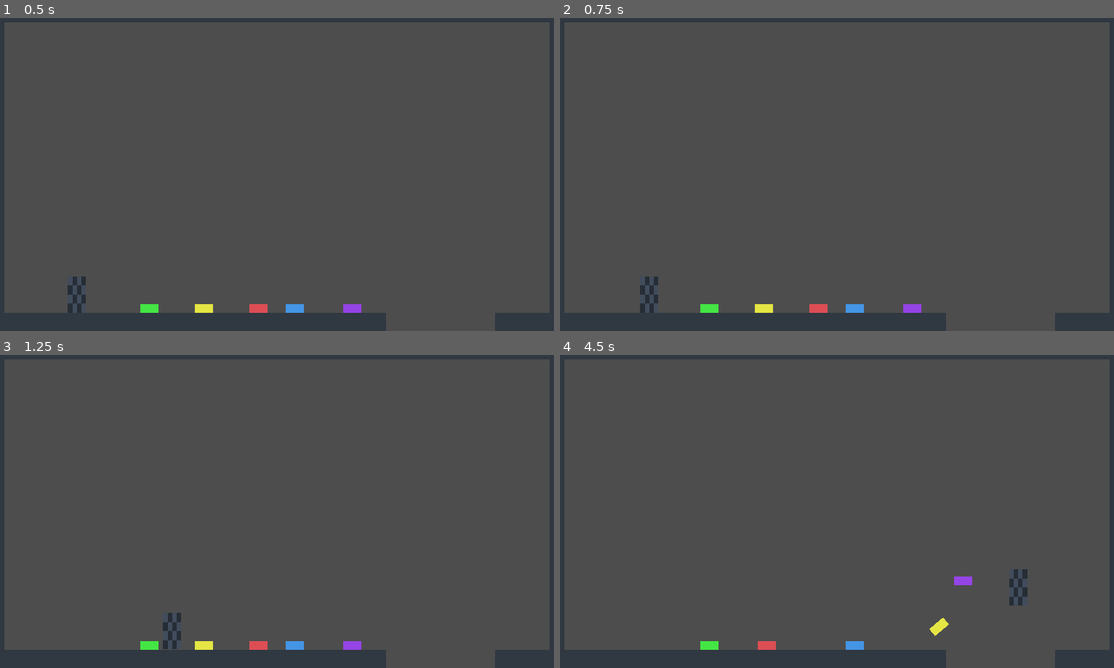
Above: before the commit, frames 1-4 (two rows, left to right).
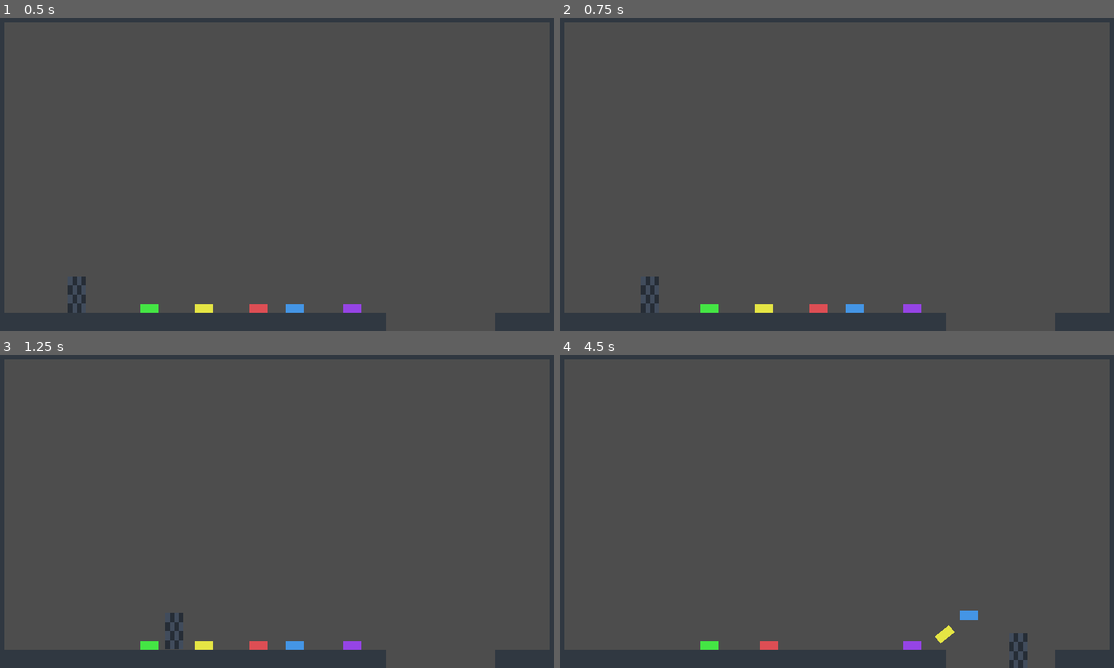
Above: after the commit, the same moments.

Repository: Luicel/CassetteGame
Game: Godot game, scene res://level/level.tscn
Two runs of this game, one before a commit and one after it. Both use one fixed random seed, a clock stepped at 60 frames per second and the inputs below.
Inputs:
- Up to frame 1 (0.5 s): no input
- Up to frame 2 (0.75 s): tap Enter at 0.5 s; hold D (right) from 0.53 s (still down); tap Shift (throw) at 0.6 s
- Up to frame 3 (1.25 s): keep holding D (right); tap Space (jump) at 0.77, 0.8, 1.07 s
- Up to frame 4 (4.5 s): tap Space (jump) at 1.35, 1.52, 1.82, 2.3, 3.02, 3.32, 3.6, 3.77, 4.07 s; tap Shift (throw) at 1.55, 2.1, 2.85, 4.35 s; release D (right) at 2.03 s; hold A (left) 2.03-2.78 s; hold D (right) 2.78-4.28 s; hold A (left) from 4.28 s (still down)

Frame 1 is identical in both runs. In frame 2, less than 0.1% of the frame differs, in the area x 14-18%, y 82-95%; in frame 3, 0.2%; in frame 4, 1.0%, in the area x 35-85%, y 68-100%.

Commit message:
add default direction for throwing

Diff:
--- a/cassette/base_cassette.gd
+++ b/cassette/base_cassette.gd
@@ -5,8 +5,10 @@
 @export var force = 100000
 @export var air_resistance = 4
 
-func throw():
+func throw(player_direction):
 	var direction = Vector2(Input.get_axis("left", "right"), Input.get_axis("up", "down")).normalized()
+	if direction == Vector2.ZERO: direction = Vector2(player_direction, 0)
+	print(direction)
 	gravity_scale = 0
 	linear_damp = air_resistance
 	throw_timer.start()
--- a/cassette/cassette_pocket.tscn
+++ b/cassette/cassette_pocket.tscn
@@ -14,7 +14,7 @@
 shape = SubResource("RectangleShape2D_hwd7g")
 
 [node name="PickupCooldown" type="Timer" parent="."]
-wait_time = 0.5
+wait_time = 0.25
 one_shot = true
 
 [connection signal="body_entered" from="." to="." method="_on_body_entered"]
--- a/player/movement/player_air_dash_movement_state.gd
+++ b/player/movement/player_air_dash_movement_state.gd
@@ -42,4 +42,6 @@
 	await get_tree().create_timer(player.air_dash_wait_time).timeout
 
 	air_dash_timer.start()
-	player.velocity = Vector2(Input.get_axis("left", "right"), Input.get_axis("up", "down")).normalized() * player.air_dash_force
+	var direction = Vector2(Input.get_axis("left", "right"), Input.get_axis("up", "down")).normalized()
+	if direction == Vector2.ZERO: direction = Vector2(player.previous_direction, 0)
+	player.velocity = direction * player.air_dash_force
--- a/player/movement/player_upside_down_movement_state.gd
+++ b/player/movement/player_upside_down_movement_state.gd
@@ -7,11 +7,13 @@
 	player = get_tree().get_first_node_in_group("player")
 	player.up_direction = Vector2.DOWN
 	player.scale.y *= -1
+	player.velocity.y /= 2
 
 
 func exit():
 	player.up_direction = Vector2.UP
 	player.scale.y *= -1
+	player.velocity.y /= 2
 
 
 func physics_update(delta):
--- a/player/player.gd
+++ b/player/player.gd
@@ -94,6 +94,10 @@
 	#if wall_jump_timer.time_left > 0.0 and not is_on_floor(): return
 
 	var direction = Input.get_axis("left", "right")
+
+	if direction > 0 and velocity.x > 0 or direction < 0 and velocity.x < 0:
+		previous_direction = direction
+
 	apply_acceleration(direction, delta)
 	apply_friction(direction, delta)
 	apply_air_acceleration(direction, delta)
@@ -107,11 +111,7 @@
 
 
 func apply_friction(direction, delta):
-	if direction > 0 and velocity.x > 0 or direction < 0 and velocity.x < 0:
-		previous_direction = direction
-
 	if direction and direction != previous_direction and is_on_floor():
-		print("!")
 		previous_direction = direction
 		velocity.x = move_toward(velocity.x, 0, friction * delta * 5)
 	elif not direction and is_on_floor():
@@ -175,7 +175,7 @@
 	if not cassette_pocket.pocketed_cassette: return
 
 	var cassette = cassette_pocket.pocketed_cassette
-	cassette.throw()
+	cassette.throw(previous_direction)
 	cassette._disable_effect()
 	cassette_pocket.remove_pocketed_cassette()
 
--- a/player/player.tscn
+++ b/player/player.tscn
@@ -25,7 +25,7 @@
 speed = 600.0
 jump_velocity = -1100.0
 gravity_scale = 3.5
-acceleration = 2000.0
+acceleration = 2500.0
 friction = 6000.0
 air_acceleration = 2000.0
 air_resistance = 3000.0
